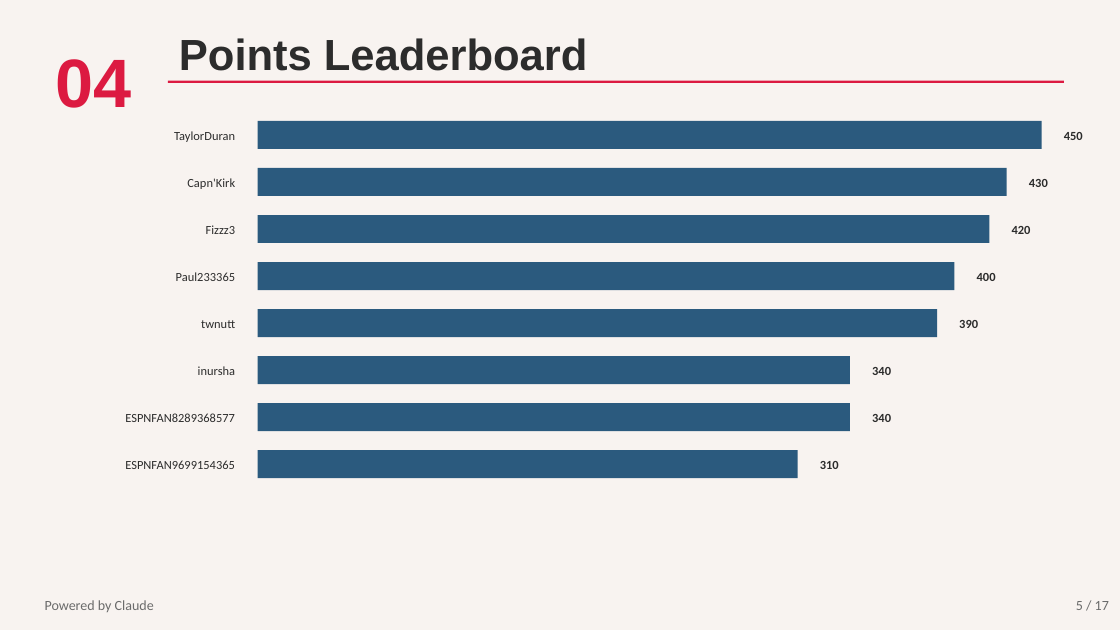
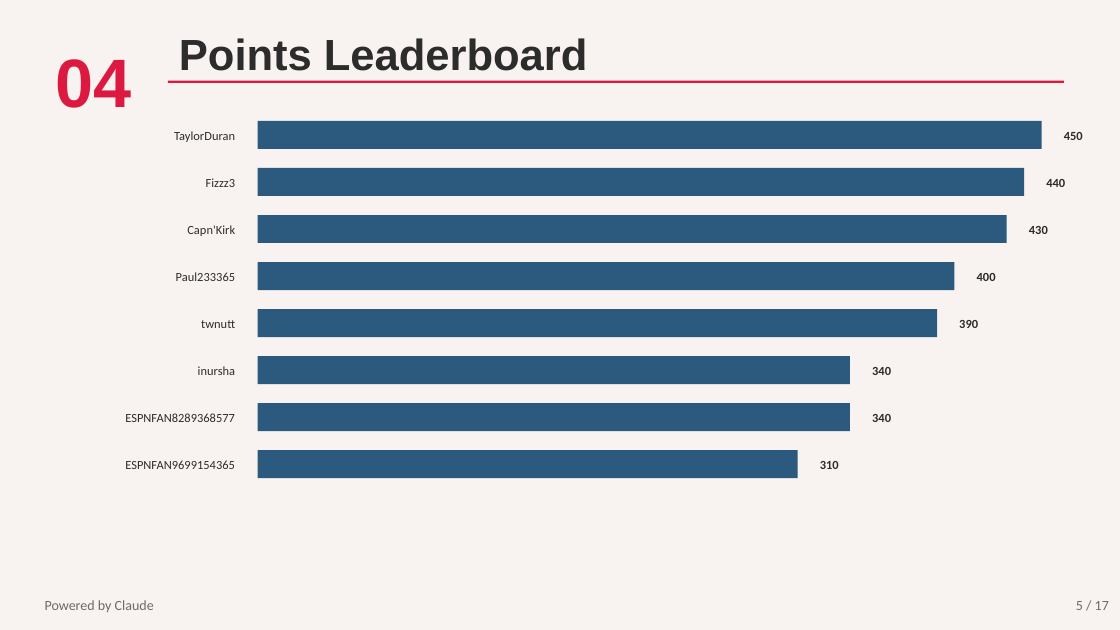
Before and after one commit to tdswim/Elons-Plugs-2026, a slide deck: slide 5 of Elons_Plugs_Deck.pptx. Drawn at 1120x630 pixels with LibreOffice and Linux fonts; fonts in the diff are those of the drawing. Boxes give left, top, right and bottom in pixels: in the first picture for what was removed or moved away, otherwise in the second. Text is boxed around its words. In the diff, an @@ line names an element or a change of style, - is before the commit and + after.

```diff
--- a/Elons_Plugs_Deck.pptx
+++ b/Elons_Plugs_Deck.pptx
@@ text "Fizzz3": place and size @@
-text "Fizzz3" at box(206, 225, 236, 234)
+text "Fizzz3" at box(206, 178, 236, 187)
@@ rectangle: place and size @@
-rectangle at box(258, 168, 1007, 196)
+rectangle at box(258, 168, 1024, 196)
@@ text added at box(1046, 179, 1065, 187), 8 pt, text #2C2C2C, bold @@
+440
@@ text "Capn'Kirk": place and size @@
-text "Capn'Kirk" at box(187, 178, 235, 189)
+text "Capn'Kirk" at box(187, 225, 235, 236)
@@ rectangle: place and size @@
-rectangle at box(258, 215, 989, 243)
+rectangle at box(258, 215, 1007, 243)
@@ text removed at box(1012, 226, 1031, 234) @@
-420
@@ text "430": place and size @@
-text "430" at box(1029, 179, 1048, 187)
+text "430" at box(1029, 226, 1048, 234)
```
Also in this commit, not shown: 9 other slides changed, 1 other file.
